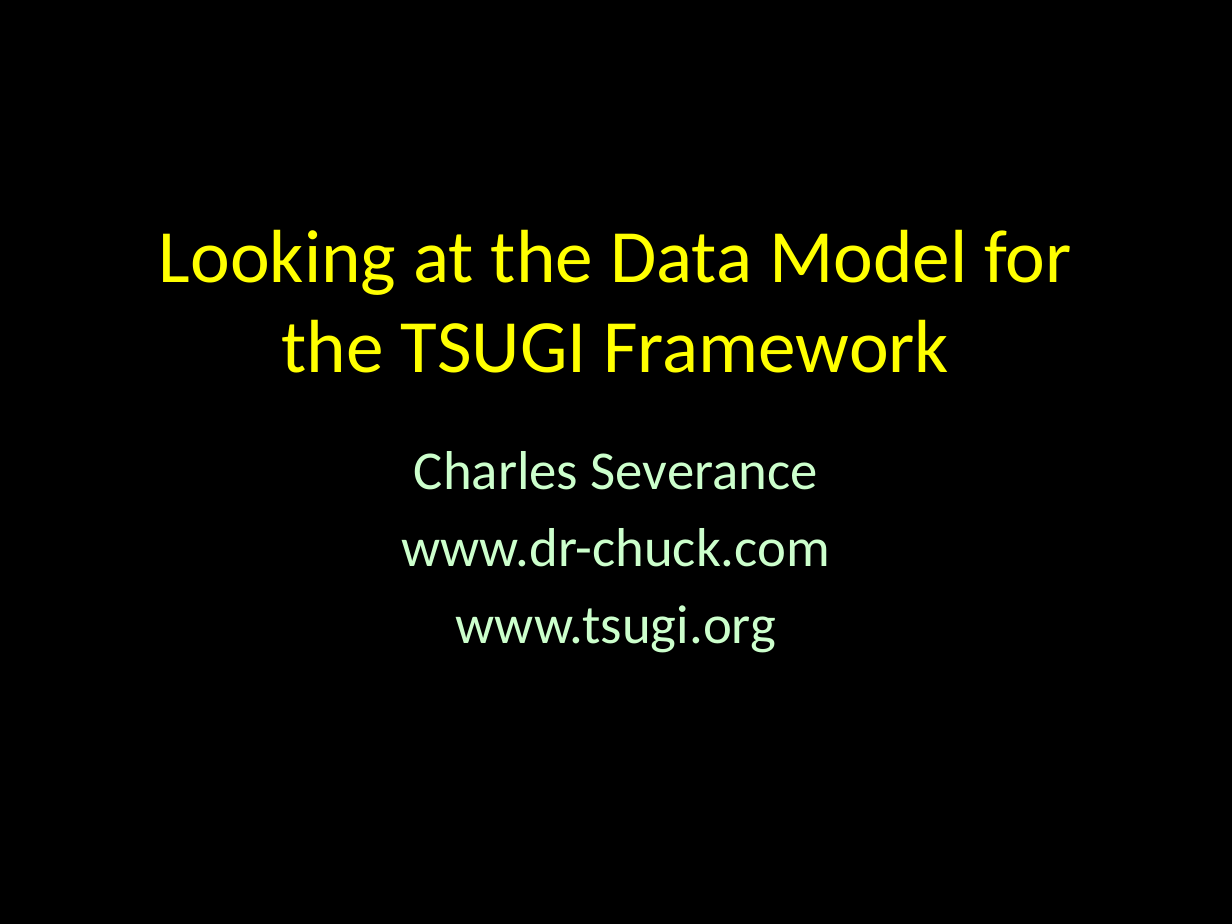
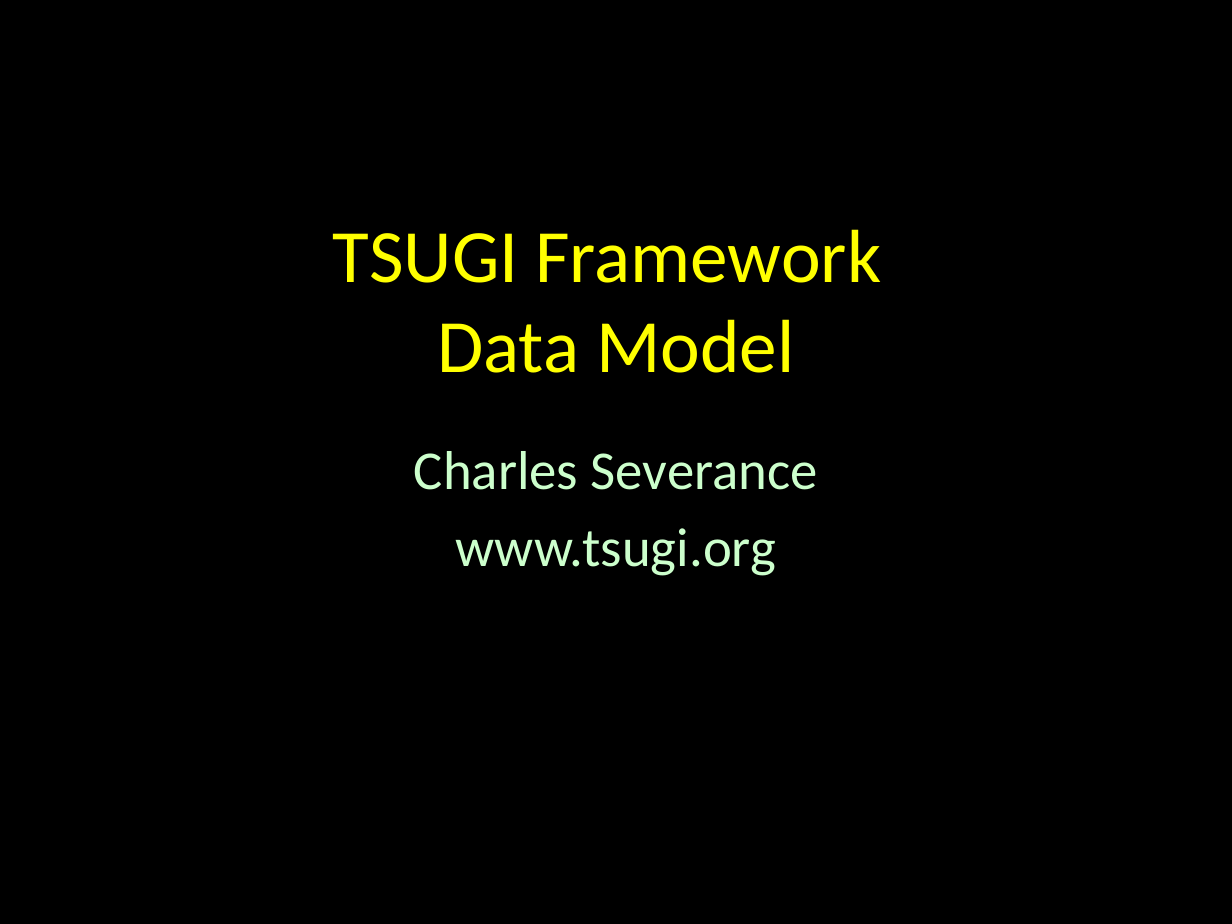
Before and after one commit to tsugiproject/tsugi, a slide deck: slide 1 of docs/lectures/02-Data-Model.pptx. Drawn at 1232x924 pixels with LibreOffice and Linux fonts; fonts in the diff are those of the drawing; background and template pictures are left out. Boxes give left, top, right and bottom in pixels: in the first picture for what was removed or moved away, otherwise in the second. Text is boxed around its words. In the diff, an @@ line names an element or a change of style, - is before the commit and + after.

```diff
--- a/docs/lectures/02-Data-Model.pptx
+++ b/docs/lectures/02-Data-Model.pptx
@@ title at <box>333,229,881,373</box>: text changed @@
-Looking at the Data Model for the TSUGI Framework
+TSUGI Framework
+Data Model
@@ subtitle at <box>401,528,830,567</box>: paragraph removed @@
-www.dr-chuck.com
```
Also in this commit, not shown: 1 other slide changed, 23 slides added, 3 other files.
